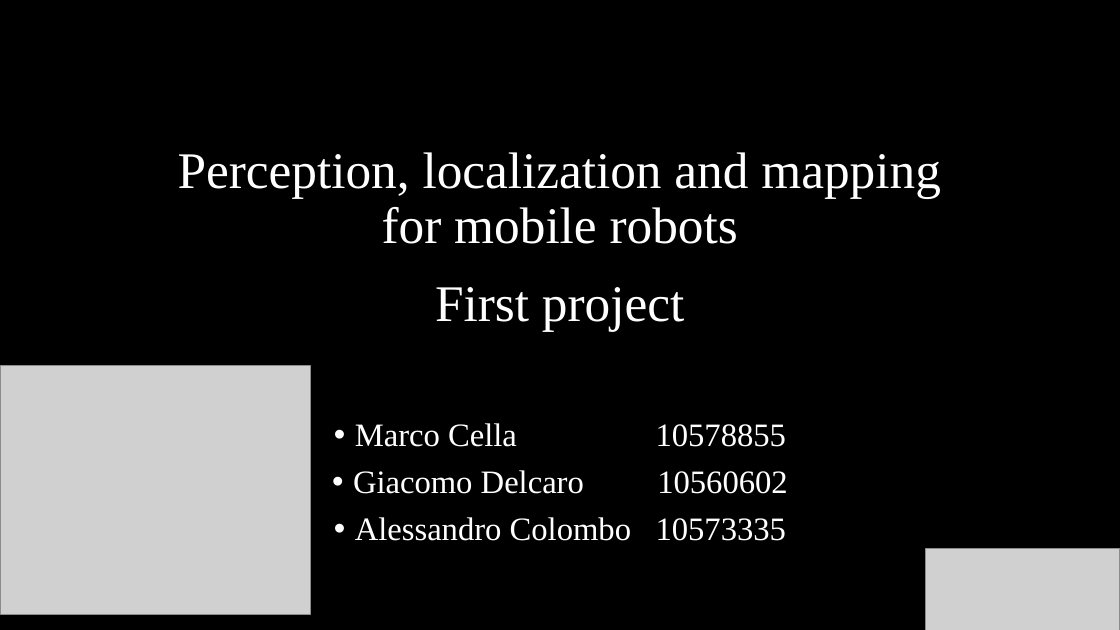
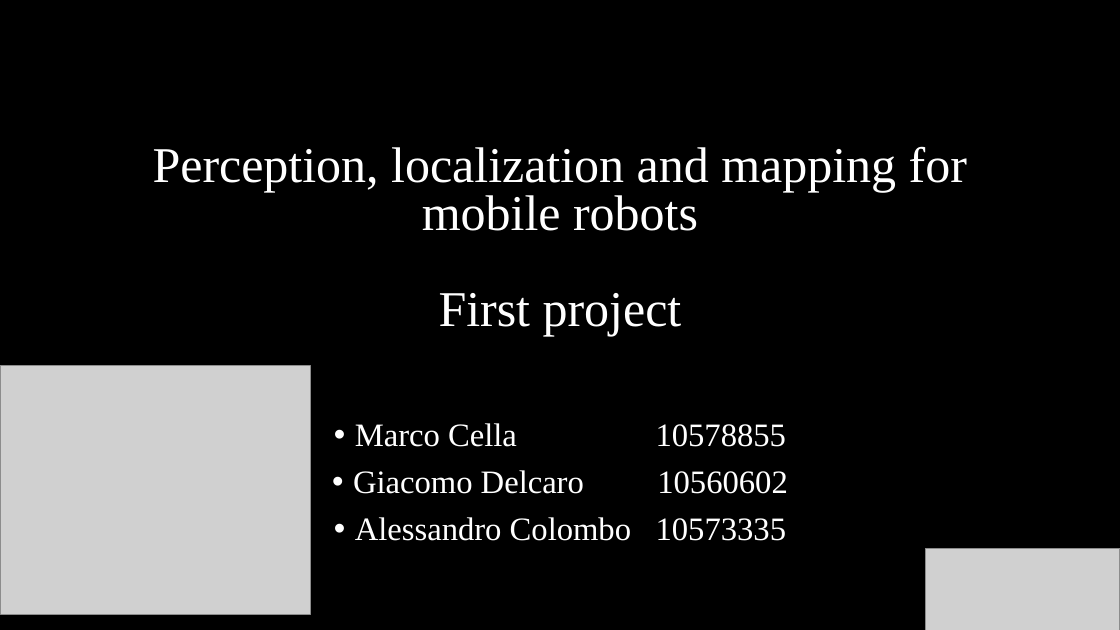
Before and after one commit to marcoCella/scout_ros, a slide deck: slide 1 of project1/Instructions.pptx. Drawn at 1120x630 pixels with LibreOffice and Linux fonts; fonts in the diff are those of the drawing; grey boxes stand for pictures. Boxes give left, top, right and bottom in pixels: in the first picture for what was removed or moved away, otherwise in the second. Text is boxed around its words. In the diff, an @@ line names an element or a change of style, - is before the commit and + after.

```diff
--- a/project1/Instructions.pptx
+++ b/project1/Instructions.pptx
@@ text "Perception, localization and mapping for ..." at (153,146,967,336): size 44 to 42.9 pt; line spacing 0.9 to 0.8 @@
```
Also in this commit, not shown: 5 other slides changed, 13 slides added, 4 slides removed, 1 other file.
